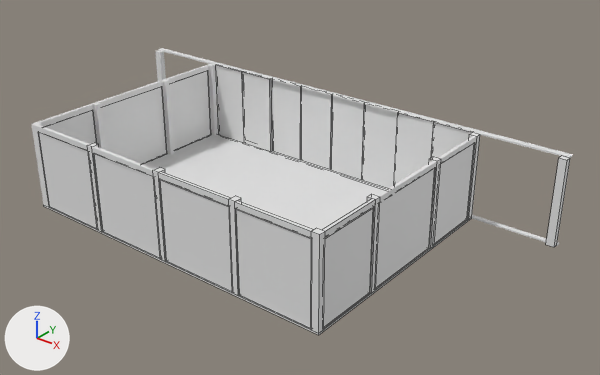
Before and after pictures for a commit that changed the Blender file CustomObjects/BigGliderHangar.blend.
Rendered twice from a camera (50 mm lens) standing at (31.1, -34.4, 24.1) and looking at (2.8, 1.0, 2.2). The axes (+X, +Y, +Z) are drawn at lower left. The lights are the same throughout. Mesh edges are drawn as thin lines on the coarser meshes.

The first picture shows 'Door.003.Frame', 'Door.004.Frame', 'Foundation', 'Wall.001', 'Wall.002', 'Wall.003', 'Wall.004', 'Wall.005', 'Wall.006', 'Wall.007', 'Wall.009', 'Wall.010'.
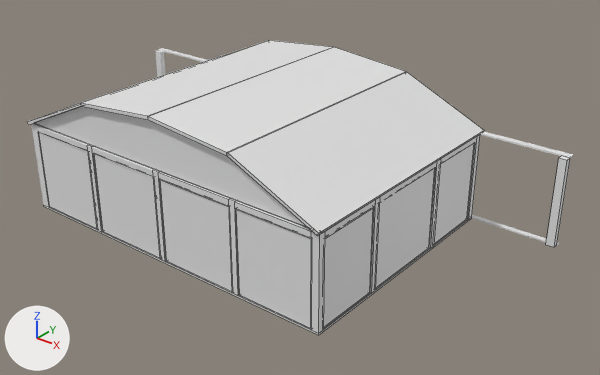
Commit message: Add roof to big glider hangar

Patch to the scene script:
```diff
--- a/CustomObjects/BigGliderHangar.blend.py
+++ b/CustomObjects/BigGliderHangar.blend.py
@@ me_cube_072 @@
+me_cube_072.from_pydata(...)  # a box spanning x -0.66..0.85, y -0.5..0.5, z -0.5..0.5
@@ me_cube_071 @@
+me_cube_071.from_pydata(...)  # a box spanning x -0.535..0.846, y -0.5..0.5, z -0.5..0.5
@@ me_cube_069 @@
+me_cube_069.from_pydata(...)  # a box spanning x -0.66..0.85, y -0.5..0.5, z -0.5..0.5
@@ me_cube_068 @@
+me_cube_068.from_pydata([(-0.5, -0.5, -0.5), (-0.25, 0.5, 0.326), (-0.5, 0.5, -0.5), (-0.25, -0.5, 0.326), (0.5, -0.5, -0.5), (0.25, -0.5, 0.326), (0.5, 0.5, -0.5), (0.25, 0.5, 0.326), (0.0, 0.5, 0.5), (0.0, -0.5, 0.5)], [], [(8, 1, 3, 9), (2, 1, 8, 7, 6), (8, 9, 5, 7), (4, 5, 9, 3, 0), (2, 6, 4, 0), (7, 5, 4, 6), (1, 2, 0, 3)])
@@ ob_roof_004 @@
+ob_roof_004 = bpy.data.objects.new('Roof.004', me_cube_072)
+ob_roof_004.location = (-8.63, 0.05, 6.73)
+ob_roof_004.rotation_euler = (0.0, -0.423, 0.0)  # degrees (0, -24, 0)
+ob_roof_004.scale = (4.0, 16.0, 0.2)
@@ ob_roof_003 @@
+ob_roof_003 = bpy.data.objects.new('Roof.003', me_cube_071)
+ob_roof_003.location = (-3.38, 0.05, 8.33)
+ob_roof_003.rotation_euler = (0.0, -0.0949, 0.0)  # degrees (0, -5.4, 0)
+ob_roof_003.scale = (4.0, 16.0, 0.2)
@@ ob_roof_002 @@
+ob_roof_002 = bpy.data.objects.new('Roof.002', me_cube_071.copy())
+ob_roof_002.location = (2.14, 0.05, 8.45)
+ob_roof_002.rotation_euler = (0.0, 0.0949, 0.0)  # degrees (0, 5.4, 0)
+ob_roof_002.scale = (4.0, 16.0, 0.2)
@@ ob_roof_001 @@
+ob_roof_001 = bpy.data.objects.new('Roof.001', me_cube_069)
+ob_roof_001.location = (7.96, 0.05, 7.03)
+ob_roof_001.rotation_euler = (0.0, 0.423, 0.0)  # degrees (0, 24, 0)
+ob_roof_001.scale = (4.0, 16.0, 0.2)
@@ ob_roof_wall_back @@
+ob_roof_wall_back = bpy.data.objects.new('Roof.Wall.Back', me_cube_068)
+ob_roof_wall_back.location = (0.0, -7.58, 7.05)
+ob_roof_wall_back.scale = (22.0, 0.05, 3.0)
```

Changed parts and their boxes (x1, y1, x2, y2) in the pictures (600 x 375 px):
'Roof.001', added
    after: (227, 72, 484, 236)
'Roof.002', added
    after: (148, 47, 406, 156)
'Roof.Wall.Back', added
    after: (34, 106, 308, 228)
'Roof.003', added
    after: (81, 40, 333, 120)
'Roof.004', added
    after: (28, 40, 268, 125)
'Foundation', unchanged, covered by the edit
    before: (44, 135, 472, 335)
    after: (44, 205, 472, 335)
'Wall.009', unchanged, covered by the edit
    before: (102, 87, 167, 164)
'Wall.010', unchanged, covered by the edit
    before: (170, 71, 211, 150)
'Door.003.Frame', unchanged, covered by the edit
    before: (362, 105, 398, 188)
